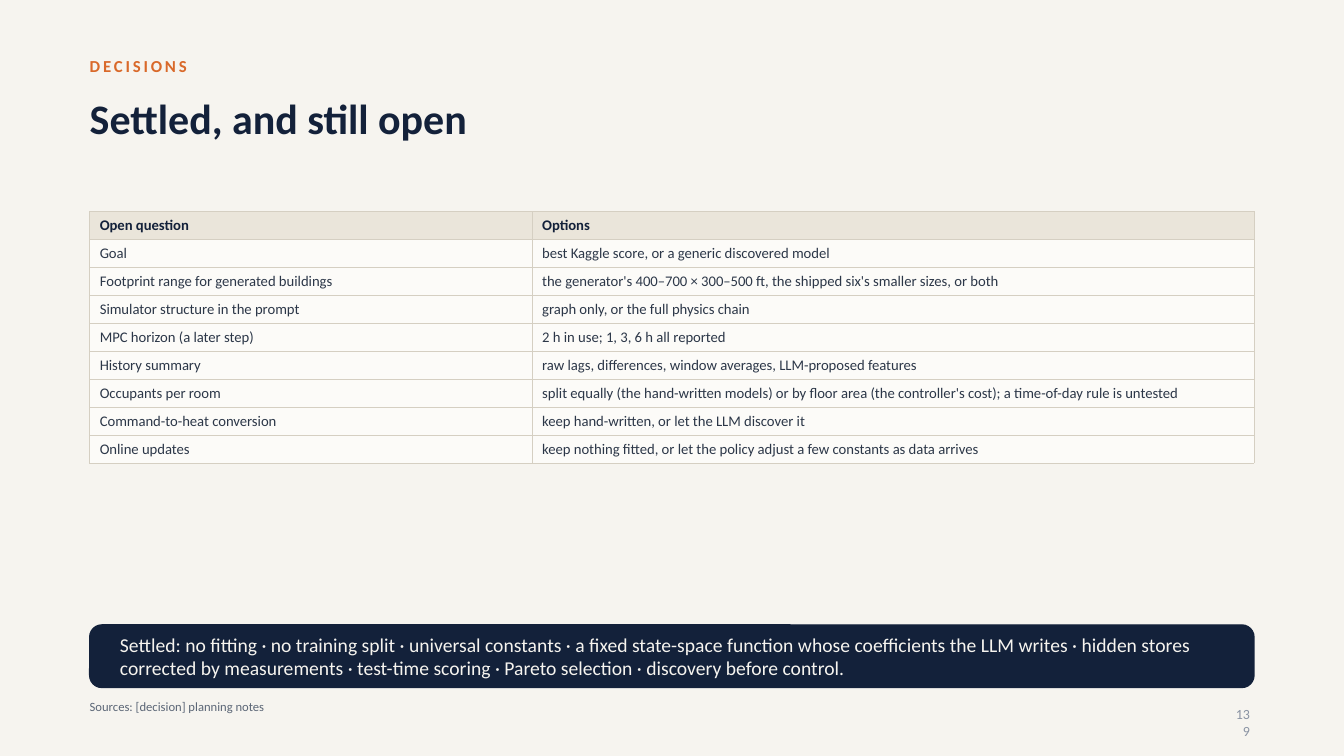
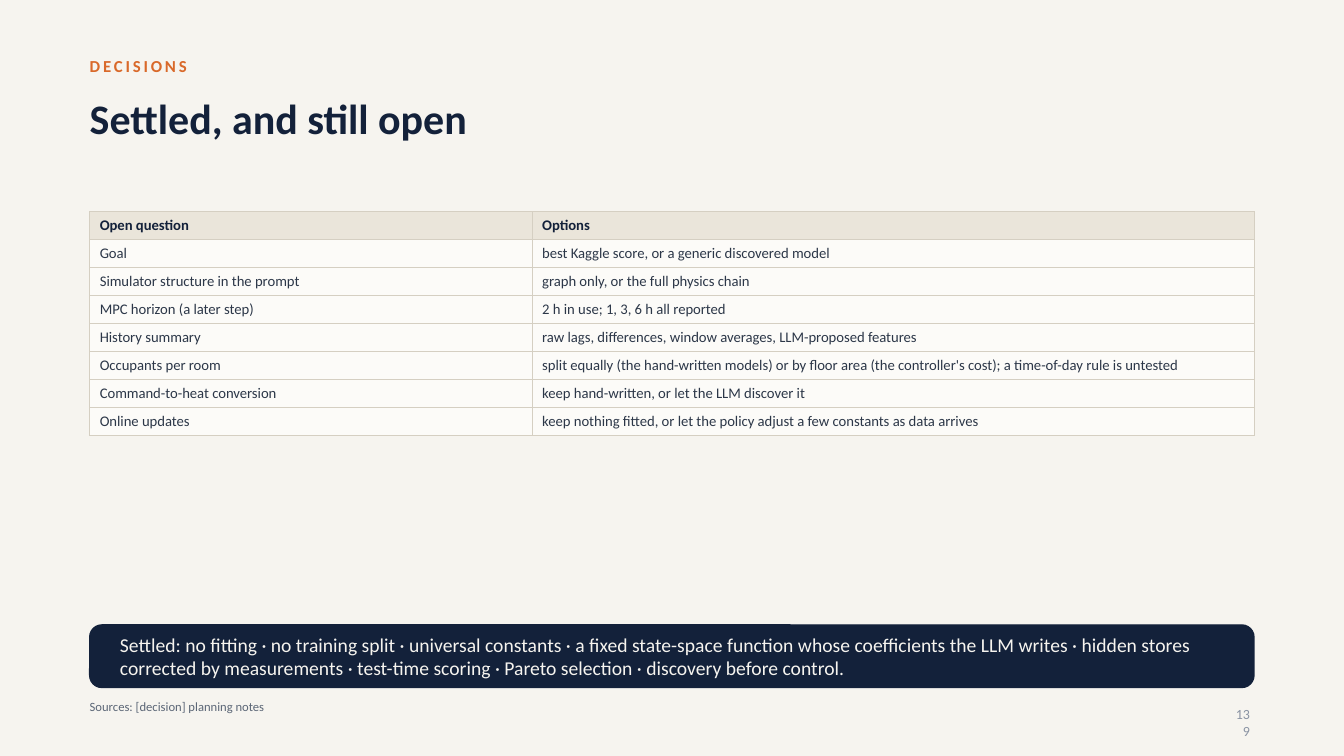
Before and after one commit to srivathsanb14/working-code, a slide deck: slide 139 of docs/One_Controller_for_Every_Building.pptx. Drawn at 1344x756 pixels with LibreOffice and Linux fonts; fonts in the diff are those of the drawing. Boxes give left, top, right and bottom in pixels: in the first picture for what was removed or moved away, otherwise in the second. Text is boxed around its words. In the diff, an @@ line names an element or a change of style, - is before the commit and + after.

```diff
--- a/docs/One_Controller_for_Every_Building.pptx
+++ b/docs/One_Controller_for_Every_Building.pptx
@@ table at [90, 212, 1254, 433] @@
-row 3: Footprint range for generated buildings | the generator's 400–700 × 300–500 ft, the shipped six's smaller sizes, or both
```
Also in this commit, not shown: 5 other slides changed, 22 other files.
